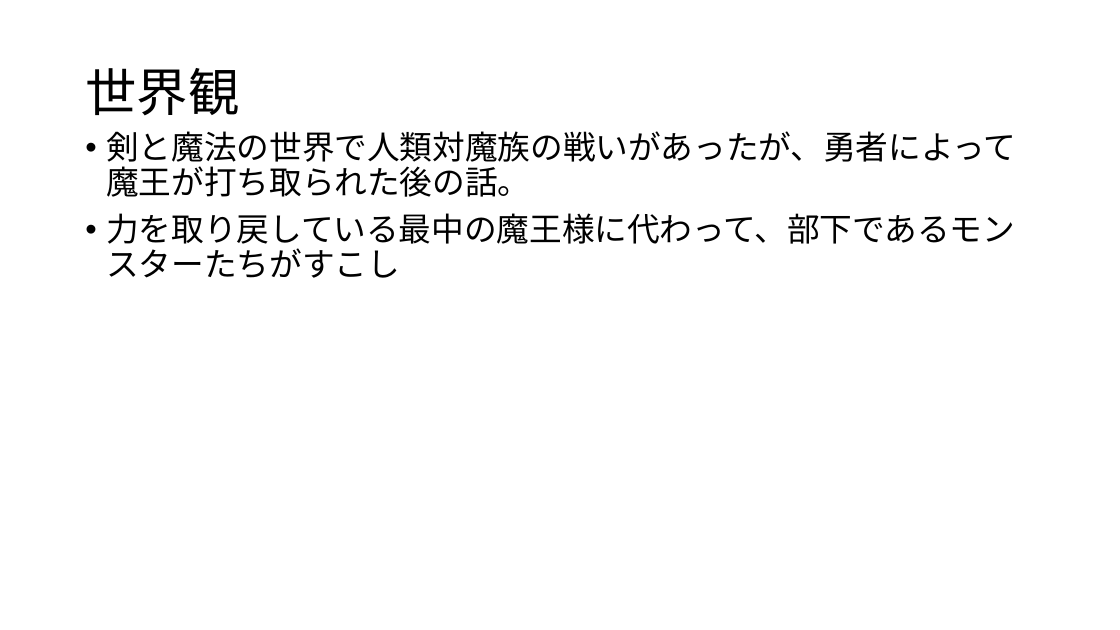
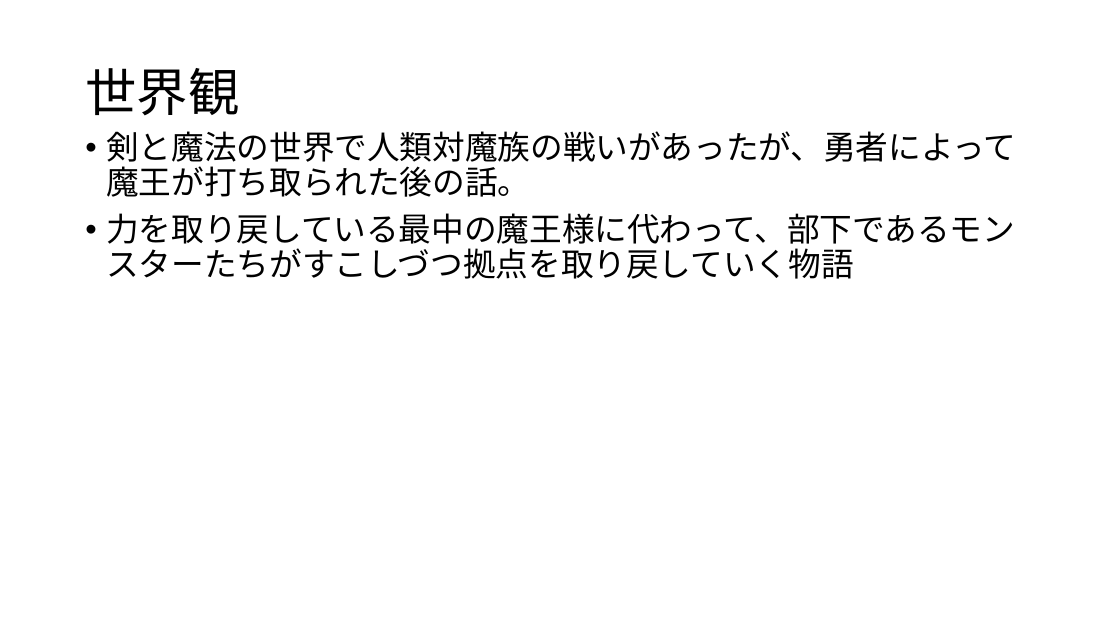
Before and after one commit to 2022Game/15Hirota, a slide deck: slide 2 of 3DLv2_2023_vs2019_Game/Plan/ゲームプレゼンテーション.pptx. Drawn at 1120x630 pixels with LibreOffice and Linux fonts; fonts in the diff are those of the drawing. Boxes give left, top, right and bottom in pixels: in the first picture for what was removed or moved away, otherwise in the second. Text is boxed around its words. In the diff, an @@ line names an element or a change of style, - is before the commit and + after.

```diff
--- a/3DLv2_2023_vs2019_Game/Plan/ゲームプレゼンテーション.pptx
+++ b/3DLv2_2023_vs2019_Game/Plan/ゲームプレゼンテーション.pptx
@@ text at <box>106,213,1015,279</box>: text changed @@
-• 力を取り戻している最中の魔王様に代わって、部下であるモンスターたちがすこし
+• 力を取り戻している最中の魔王様に代わって、部下であるモンスターたちがすこしづつ拠点を取り戻していく物語
```
Also in this commit, not shown: 2 other slides changed, 3 slides added, 2 other files.
